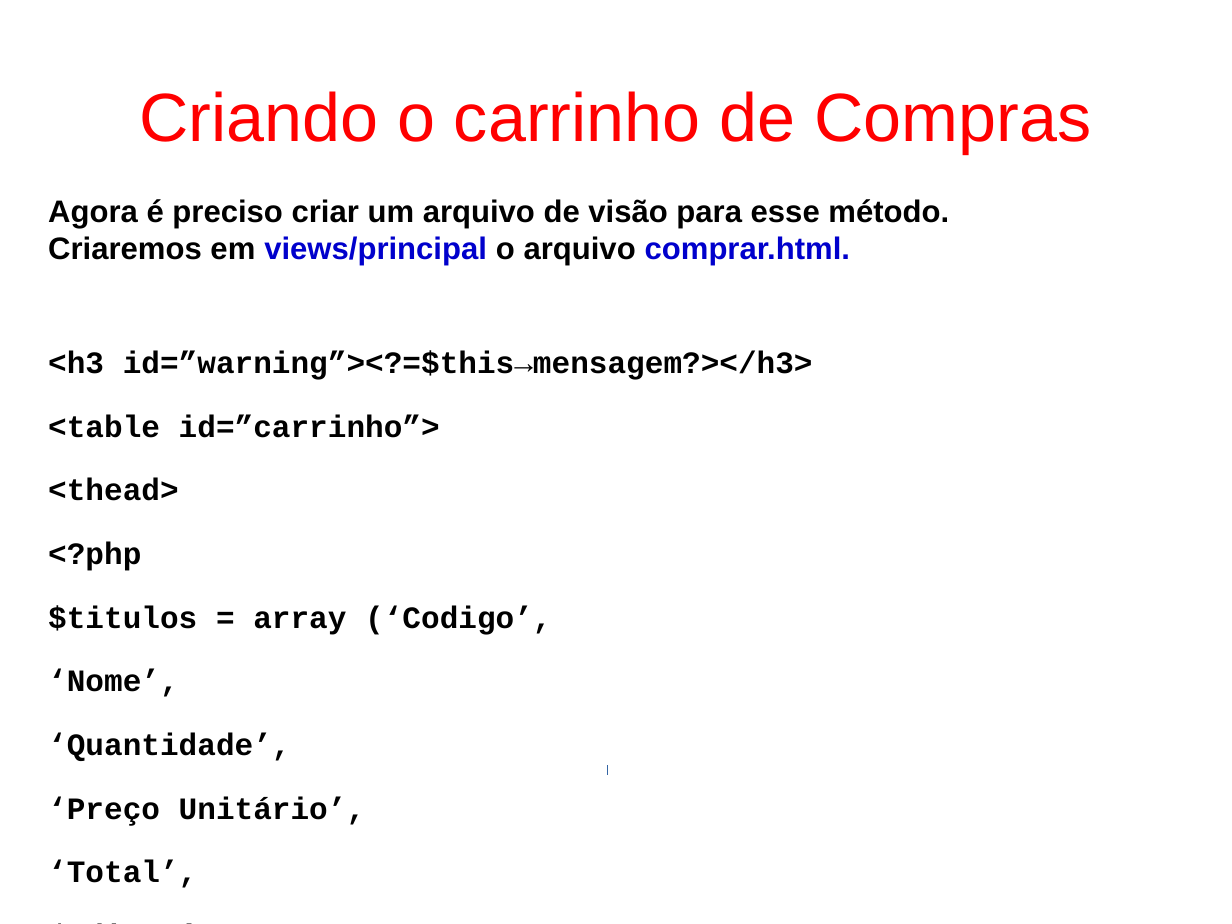
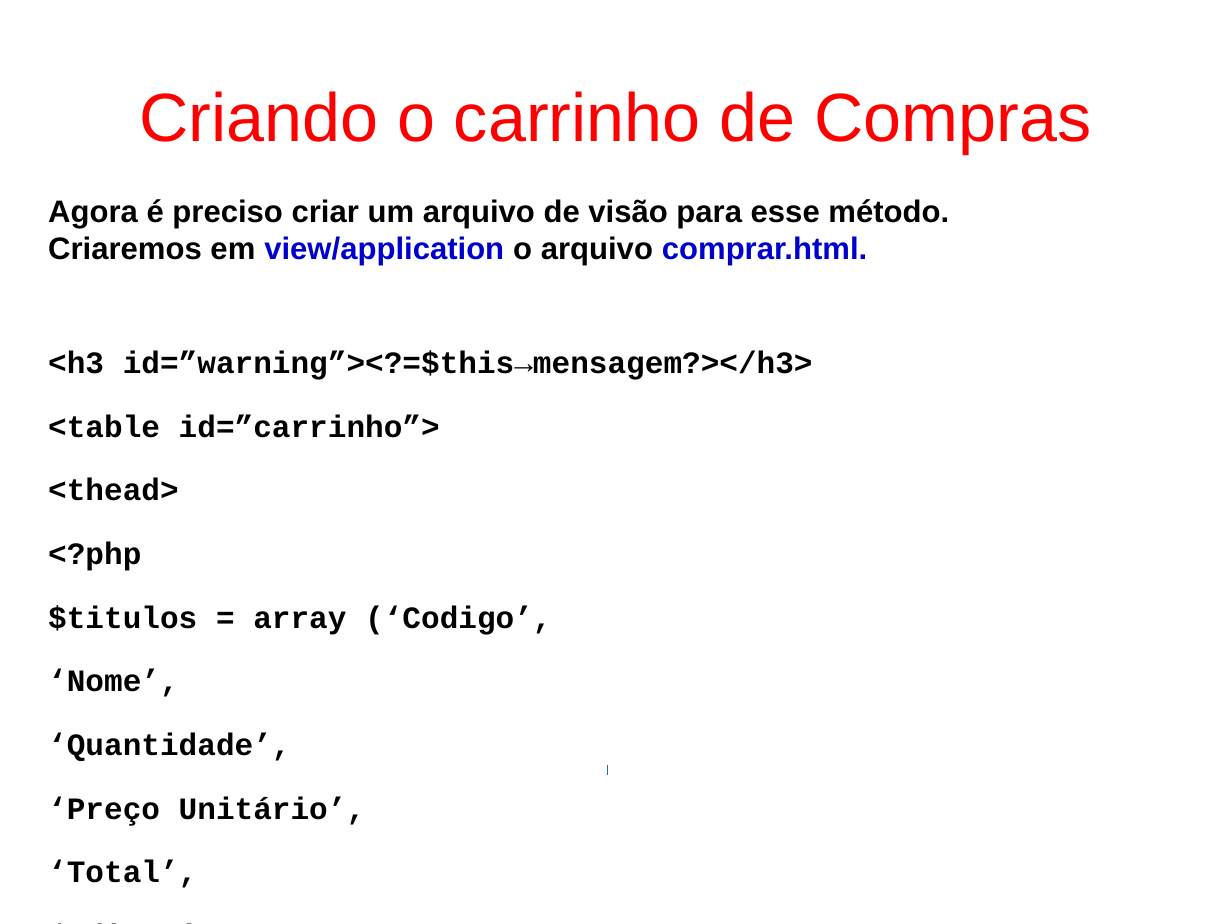
Before and after one commit to fgsl/lojasacme, a slide deck: slide 83 of docs/tutorial.odp. Drawn at 1232x924 pixels with LibreOffice and Linux fonts; fonts in the diff are those of the drawing. Boxes give left, top, right and bottom in pixels: in the first picture for what was removed or moved away, otherwise in the second. Text is boxed around its words. In the diff, an @@ line names an element or a change of style, - is before the commit and + after.

```diff
--- a/docs/tutorial.odp
+++ b/docs/tutorial.odp
@@ text at bbox=[48, 236, 867, 265]: text changed @@
-Criaremos em views/principal o arquivo comprar.html.
+Criaremos em view/application o arquivo comprar.html.
```
Also in this commit, not shown: 2 other slides changed, 4 slides removed, 3 other files.
